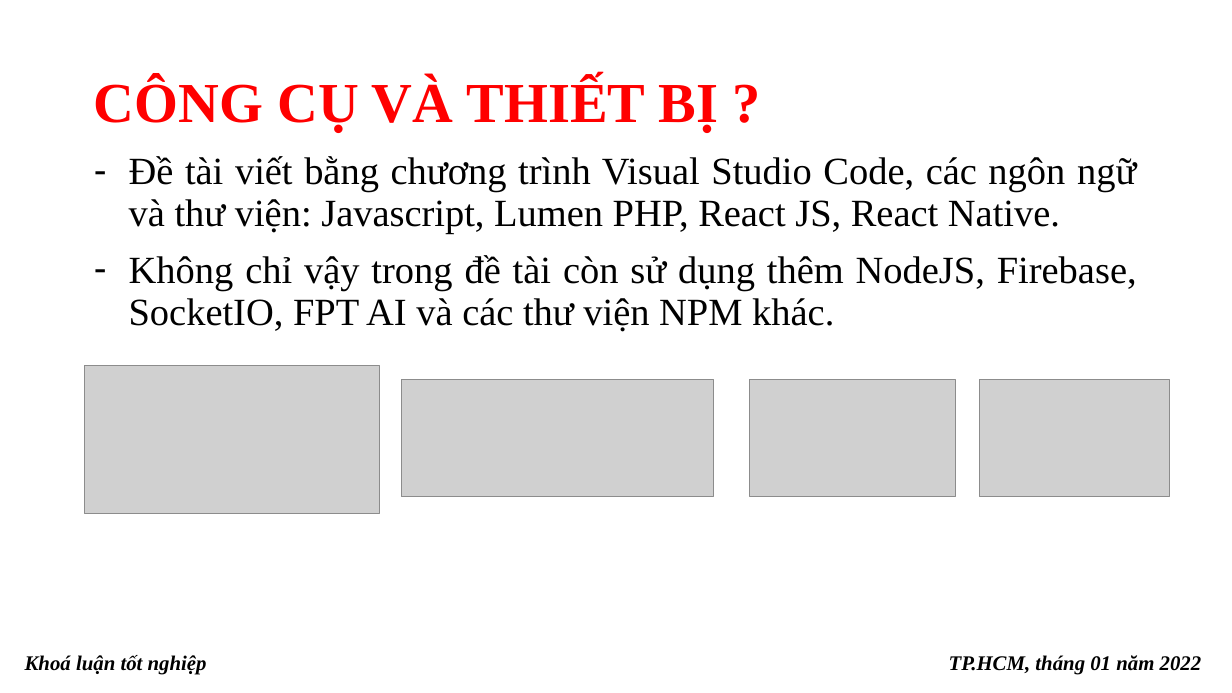
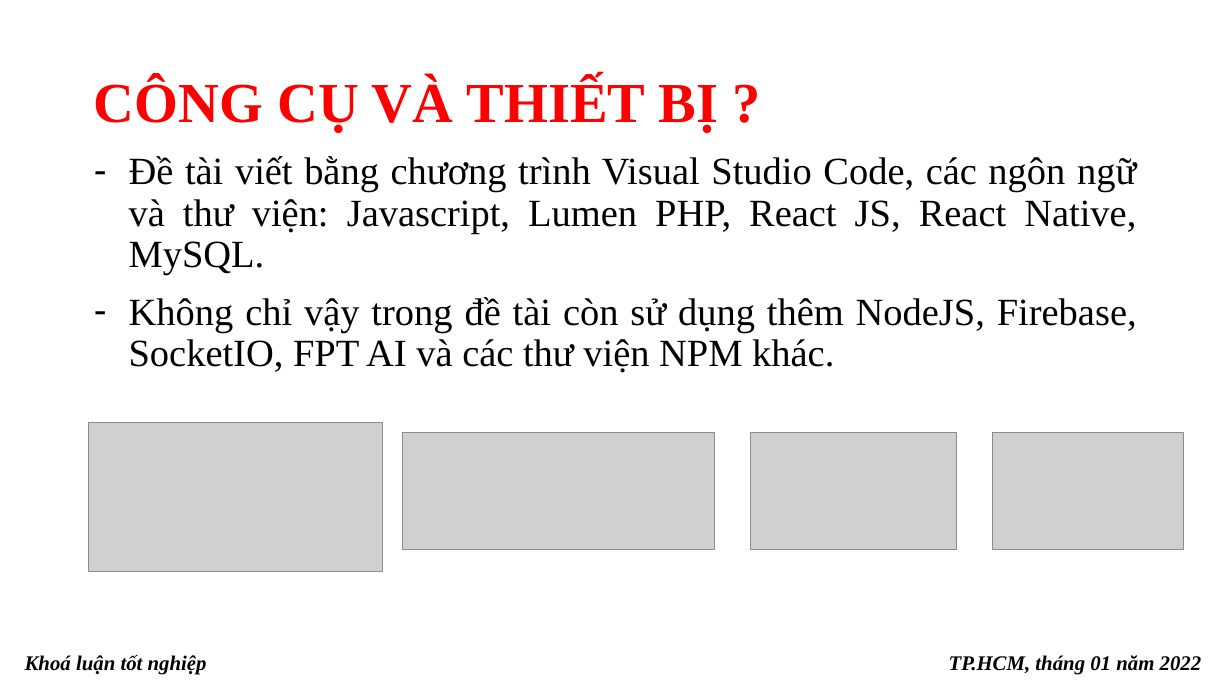
Before and after one commit to khoaluantotnghiep-09dhth-hufi/baocao, a slide deck: slide 7 of ppBaoCao_2.pptx. Drawn at 1232x693 pixels with LibreOffice and Linux fonts; fonts in the diff are those of the drawing; grey boxes stand for pictures. Boxes give left, top, right and bottom in pixels: in the first picture for what was removed or moved away, otherwise in the second. Text is boxed around its words. In the diff, an @@ line names an element or a change of style, - is before the commit and + after.

```diff
--- a/ppBaoCao_2.pptx
+++ b/ppBaoCao_2.pptx
@@ text at (x1=129, y1=156, x2=1136, y2=276): text changed @@
-– Đề tài viết bằng chương trình Visual Studio Code, các ngôn ngữ và thư viện: Javascript, Lumen PHP, React JS, React Native.
+– Đề tài viết bằng chương trình Visual Studio Code, các ngôn ngữ và thư viện: Javascript, Lumen PHP, React JS, React Native, MySQL.
@@ picture moved from (x1=85, y1=366, x2=380, y2=514) to (x1=89, y1=423, x2=384, y2=571) @@
@@ picture moved from (x1=401, y1=380, x2=714, y2=497) to (x1=402, y1=433, x2=714, y2=550) @@
@@ picture moved from (x1=750, y1=380, x2=956, y2=497) to (x1=751, y1=433, x2=957, y2=550) @@
@@ picture moved from (x1=980, y1=380, x2=1170, y2=497) to (x1=994, y1=433, x2=1184, y2=550) @@
```
Also in this commit, not shown: 5 other slides changed, 2 slides added, 1 other file.
